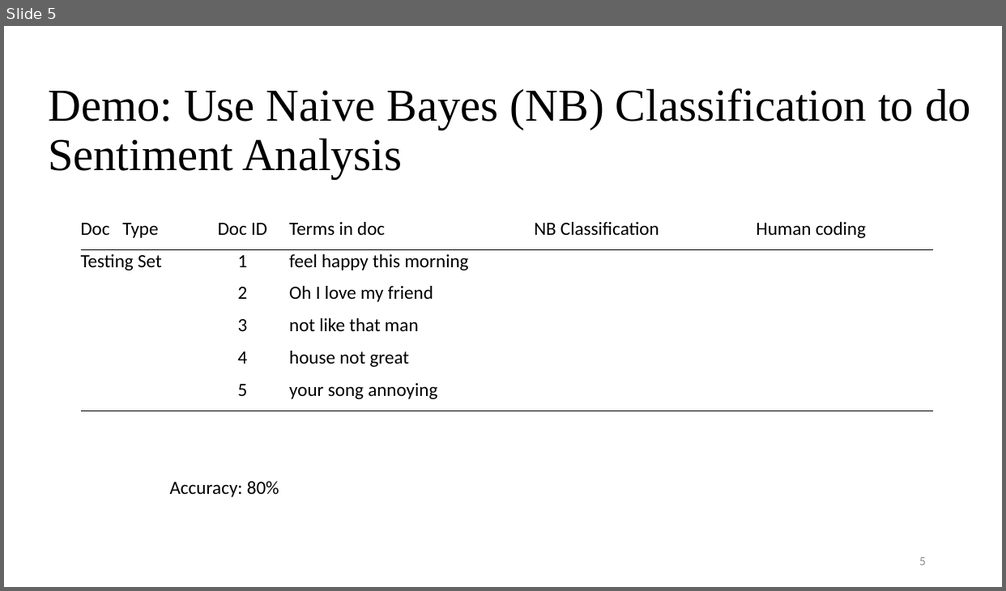
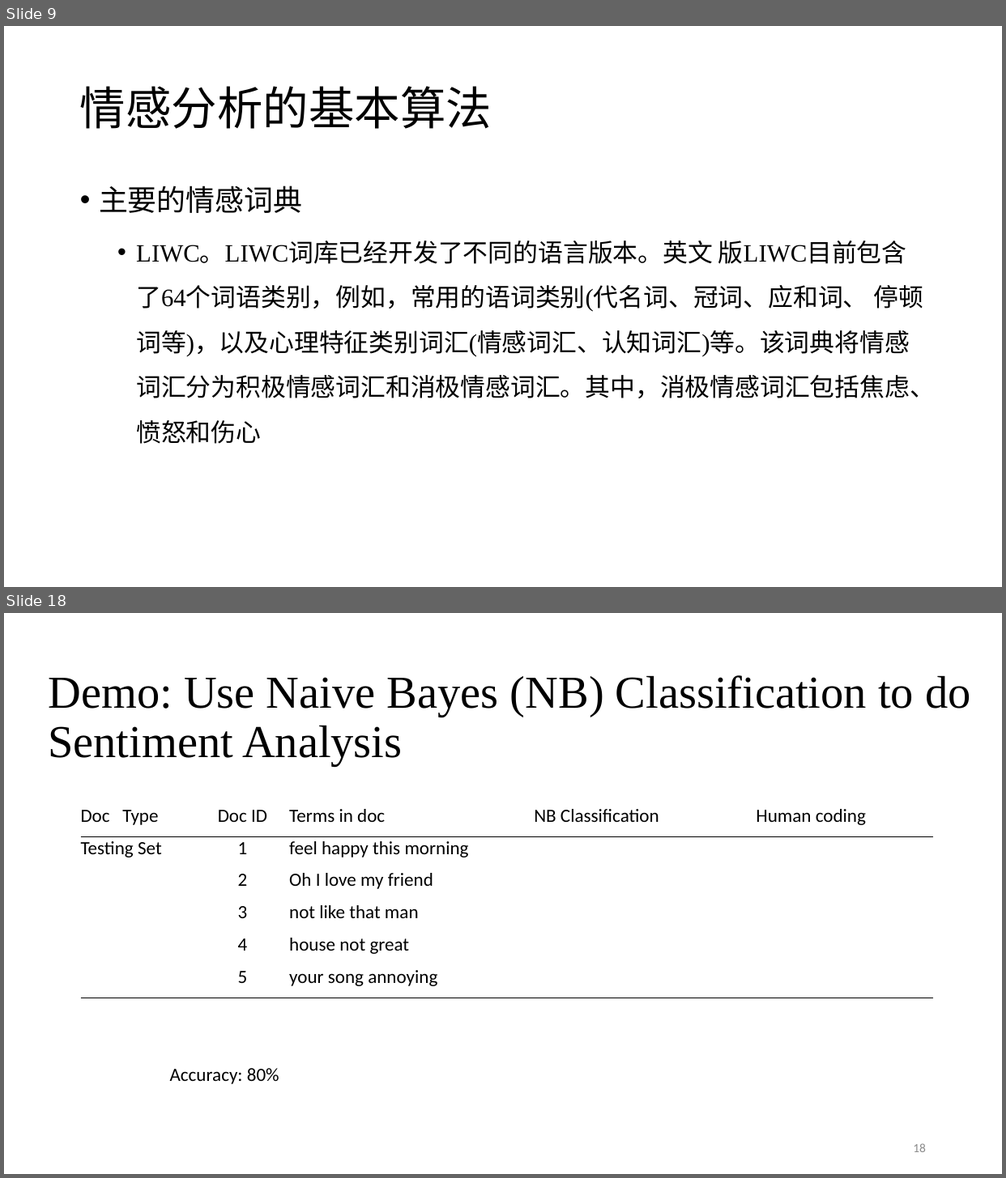
Before and after one commit to SocratesClub/ccrbook, a slide deck: slides/Chapter 3&4 语义建模 .pptx. Shown one above the other, each under a label of ours: slide 5 before the commit, slides 9 and 18 after it; the slides between them are not shown. The pictures are 1006x591 and 1006x1178 pixels, drawn with LibreOffice and Linux fonts; fonts in the diff are those of the drawing. Boxes give left, top, right and bottom in pixels: in the first picture for what was removed or moved away, otherwise in the second. Text is boxed around its words. In the diff, an @@ line names an element or a change of style, - is before the commit and + after.

```diff
--- a/slides/Chapter 3&4 语义建模 .pptx
+++ b/slides/Chapter 3&4 语义建模 .pptx
@@ slide 9 added at (4, 26, 1002, 587), background #FFFFFF @@
@@ title added at (80, 86, 492, 129), 44 pt, text #000000 @@
+情感分析的基本算法
@@ text added at (99, 186, 935, 444), 24 pt, text #000000 @@
+• 主要的情感词典
+  • LIWC。LIWC词库已经开发了不同的语言版本。英文 版LIWC目前包含了64个词语类别，例如，常用的语词类别(代名词、冠词、应和词、 停顿词等)，以及心理特征类别词汇(情感词汇、认知词汇)等。该词典将情感词汇分为积极情感词汇和消极情感词汇。其中，消极情感词汇包括焦虑、愤怒和伤心
@@ what was slide 5 is now slide 18 @@
@@ page number at (913, 1144, 926, 1152): text changed @@
-5
+18
```
Also in this commit, not shown: 6 slides changed, 12 other slides added, 4 slides removed.
